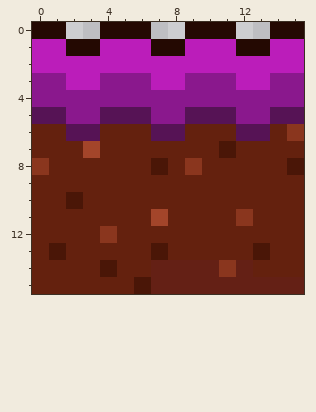
Two versions of one pixel-art sprite, tiles/grass/grass-08.png. That is the earlier state.
The file is 16x16 pixels. Colours within 5 levels of each other are drawn and written as one.
Now the later version:
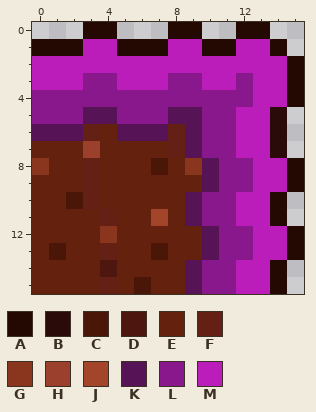
Palette (. is transparent): A #240902  B #2b0a0a  C #4a1607  D #4d160f  E #64210e  F #642015  G #8a361e  H #9c402e  J #a3452a  K #561355  L #8a188d  M #bb1dba
The exact change:
y 0: x 0..1 AA -> ..; x 3 . -> A; x 5..6 AA -> ..; x 8 . -> A; x 10..15 AA..AA -> ..AA..
y 1: x 0..1 MM -> AA; x 3 A -> M; x 5..6 MM -> AA; x 8 A -> M; x 10..15 MMAAMM -> AAMMA.
y 2: x 15 M -> A
y 3: x 0..1 LL -> MM; x 3 M -> L; x 5..6 LL -> MM; x 8 M -> L; x 10..12 LLM -> MML; x 14..15 LL -> MA
y 4: x 13..15 LLL -> MMA
y 5: x 0..1 KK -> LL; x 3 L -> K; x 5..6 KK -> LL; x 8 L -> K; x 10..15 KKLLKK -> LLMMB.
y 6: x 0..1 EE -> KK; x 3 K -> F; x 5..6 EE -> KK; x 8..15 KEEEKKEG -> FKLLMMB.
y 7: x 3 J -> H; x 8..15 EEECEEEE -> FKLLMMB.
y 8: x 3 E -> F; x 10..15 EEEEEC -> KLLMMA
y 9: x 3 E -> F; x 10..15 EEEEEE -> KLLMMA
y 10: x 3 E -> F; x 9..15 EEEEEEE -> KLLMMA.
y 11: x 4 E -> F; x 9..15 EEEGEEE -> KLLMMA.
y 12: x 10..15 EEEEEE -> KLLMMA
y 13: x 4 E -> F; x 10..15 EEECEE -> KLLMMA
y 14: x 4 C -> D; x 7..15 FFFFGFEEE -> EEKLLMMA.
y 15: x 4 E -> F; x 7..15 FFFFFFFFF -> EEKLLMMA.
Changed places in both pictures, as pixel boxes (x1, y1, x2, y2):
changed: (32, 22, 304, 294)
